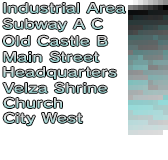
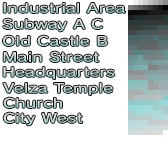
Revision of a layered (168, 160) image; what changed, layer by layer:
renamed "Velza Shrine" to "Velza Temple", painted on it over [5,82,113,95]
painted on "Headquarters" over [25,67,117,79]
